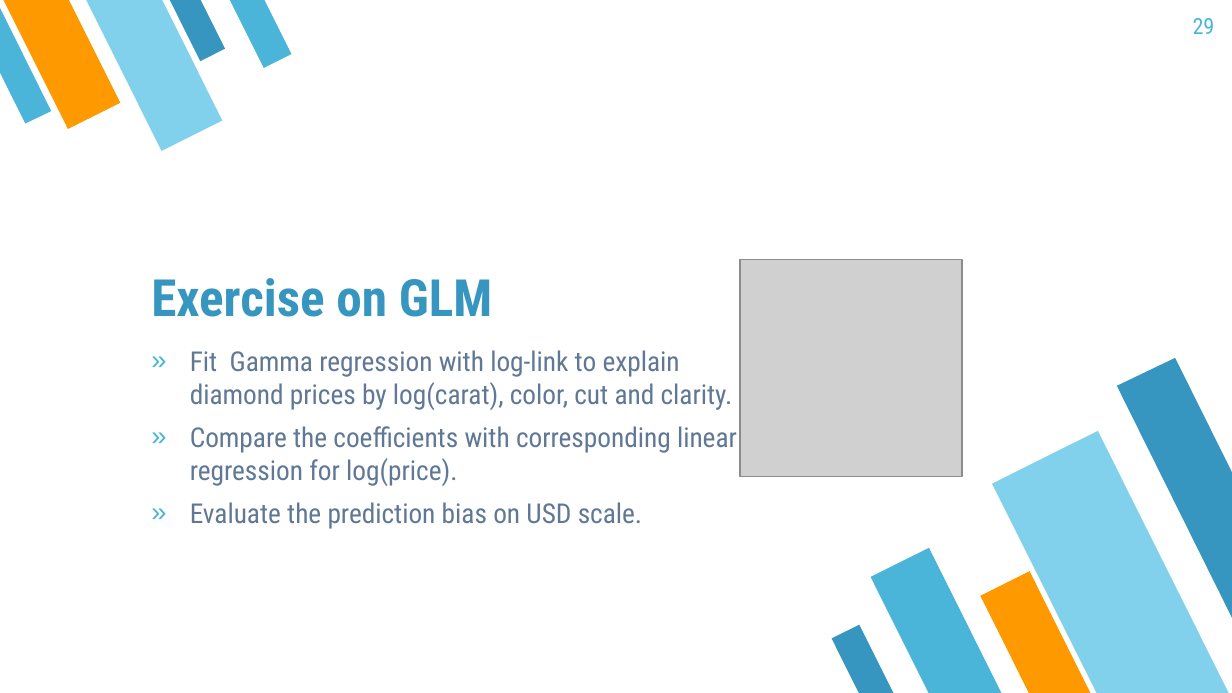
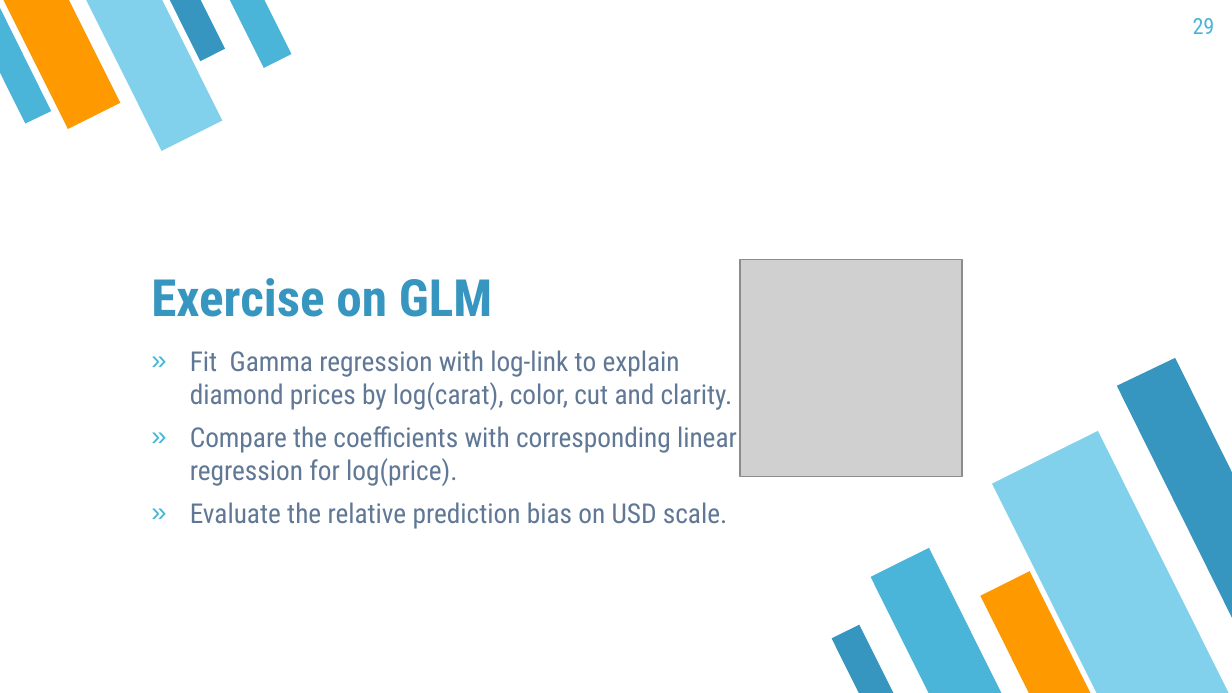
Before and after one commit to mayer79/ml_lecture, a slide deck: slide 29 of slides/ML_Lecture.pptx. Drawn at 1232x693 pixels with LibreOffice and Linux fonts; fonts in the diff are those of the drawing; grey boxes stand for pictures. Boxes give left, top, right and bottom in pixels: in the first picture for what was removed or moved away, otherwise in the second. Text is boxed around its words. In the diff, an @@ line names an element or a change of style, - is before the commit and + after.

Commit message:
revised exercises

```diff
--- a/slides/ML_Lecture.pptx
+++ b/slides/ML_Lecture.pptx
@@ text at [190,502,727,529]: text changed @@
-» Evaluate the prediction bias on USD scale.
+» Evaluate the relative prediction bias on USD scale.
```
Also in this commit, not shown: 1 other slide changed, 12 other files.
